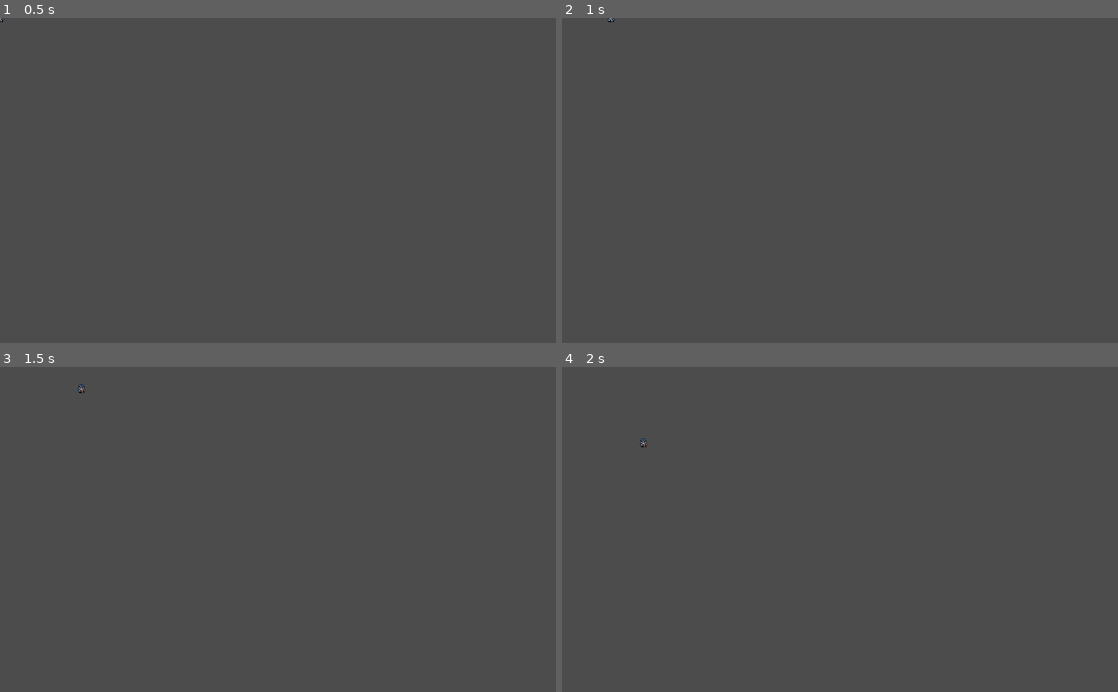
Above: before the commit, frames 1-4 (two rows, left to right).
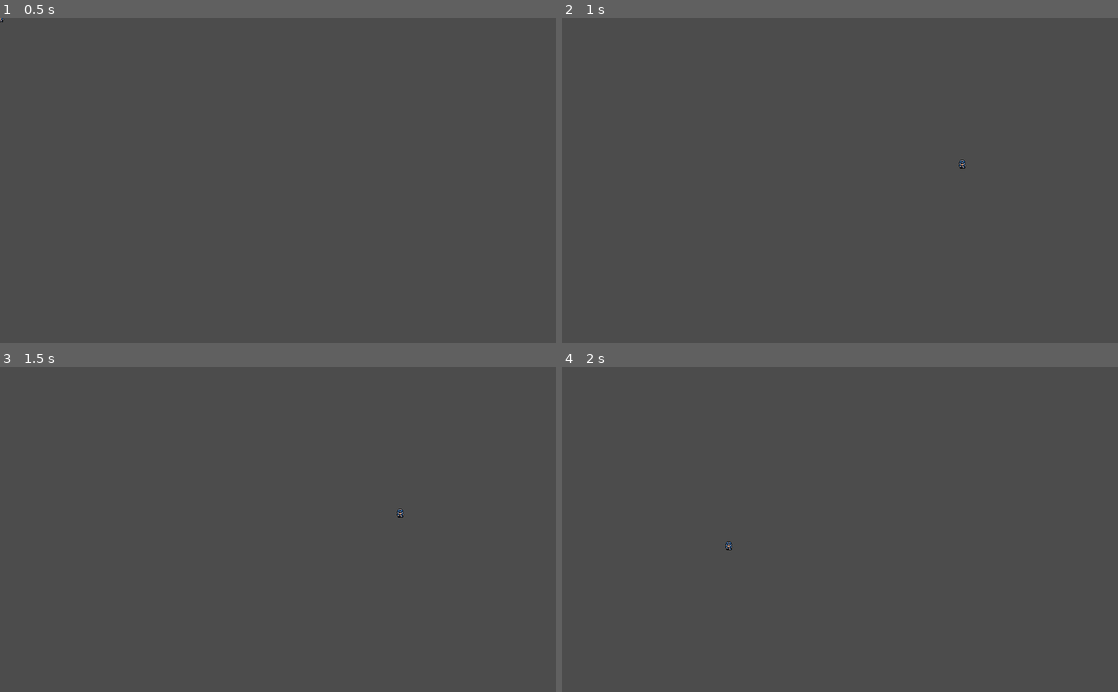
Above: after the commit, the same moments.

Repository: swordsman-2018/Swordsman.RogueLike
Game: Godot game, scene res://players/Player.tscn
Two runs of this game, one before a commit and one after it. Both use one fixed random seed, a clock stepped at 60 frames per second and the inputs below.
Inputs (mouse positions are in pixels of both pictures, inside the frame that each line leads up to):
- Up to frame 1 (0.5 s): no input
- Up to frame 2 (1 s): tap Enter at 0.5 s; move the mouse to (962, 164) at 0.52 s; hold Right (ui_right) from 0.53 s (still down); click (962, 164) at 0.67 s
- Up to frame 3 (1.5 s): tap Space at 1.25 s; move the mouse to (166, 545) at 1.27 s; release Right (ui_right) at 1.28 s; hold Down (ui_down) from 1.28 s (still down); click (166, 545) at 1.42 s
- Up to frame 4 (2 s): keep holding Down (ui_down)

Frame 1 is identical in both runs. In frame 2, less than 0.1% of the frame differs, in the area x 8-73%, y 0-47%; in frame 3, less than 0.1%; in frame 4, less than 0.1%, in the area x 14-31%, y 22-57%.

Commit message:
Player can directly move to mouse click position

Diff:
--- a/players/Player.gd
+++ b/players/Player.gd
@@ -1,21 +1,17 @@
 extends KinematicBody2D
 
-export (int) var speed = 200
+export (int) var speed = 200000
 
-var velocity = Vector2()
-
-func get_input():
-	velocity = Vector2()
-	if Input.is_action_pressed('ui_right'):
-		velocity.x += 1
-	if Input.is_action_pressed('ui_left'):
-		velocity.x -= 1
-	if Input.is_action_pressed('ui_up'):
-		velocity.y -= 1
-	if Input.is_action_pressed('ui_down'):
-		velocity.y += 1
-	velocity = velocity.normalized() * speed
+var destination_position = Vector2()
+var min_moving_step = 10
 
 func _physics_process(delta):
-	get_input()
-	move_and_slide(velocity)
+	move(destination_position)
+
+func _input(e):
+	if (e is InputEventMouseButton and e.button_index == BUTTON_LEFT and not e.pressed):
+		destination_position = get_global_mouse_position()
+
+func move(to_position):
+	position.x = to_position.x
+	position.y = to_position.y
